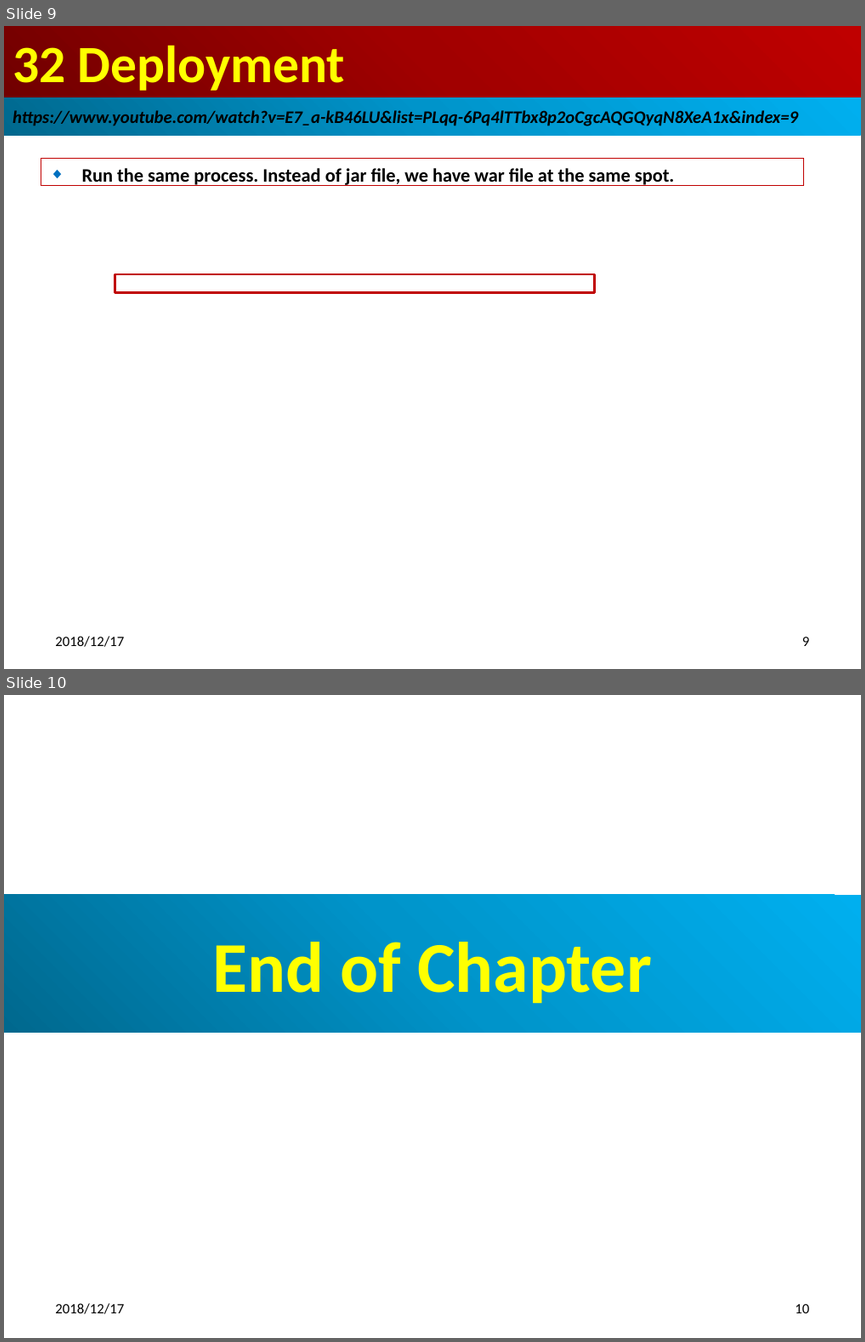
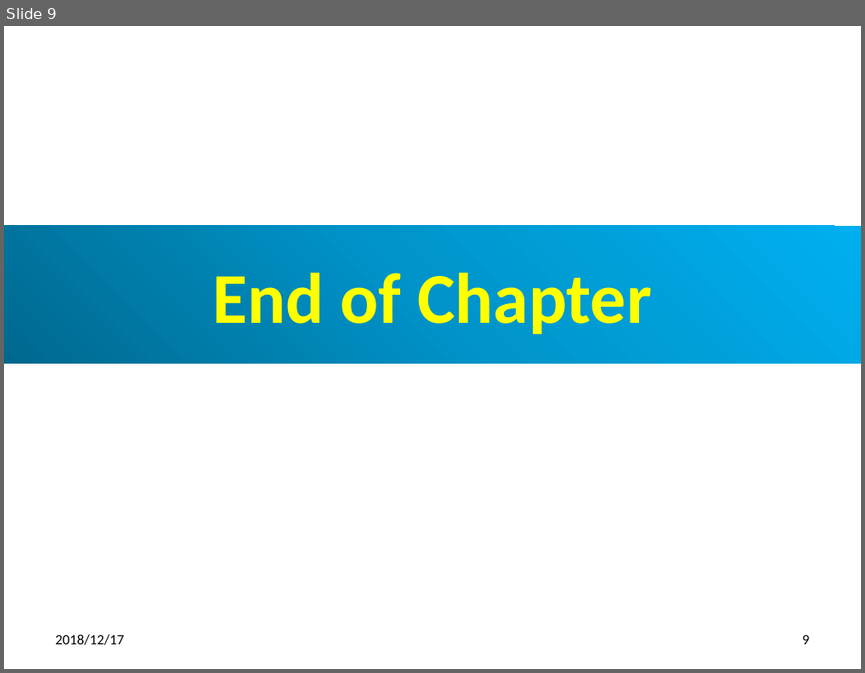
Before and after one commit to peterhchen/100-spring-boot, a slide deck: 15_Ch32_Deployment.pptx. Shown one above the other, each under a label of ours: slides 9 and 10 before the commit, slide 9 after it. The pictures are 865x1342 and 865x673 pixels, drawn with LibreOffice and Linux fonts; fonts in the diff are those of the drawing. Boxes give left, top, right and bottom in pixels: in the first picture for what was removed or moved away, otherwise in the second. Text is boxed around its words. In the diff, an @@ line names an element or a change of style, - is before the commit and + after.

```diff
--- a/15_Ch32_Deployment.pptx
+++ b/15_Ch32_Deployment.pptx
@@ slide 9 removed at bbox=[4, 26, 861, 669], background #FFFFFF @@
@@ title removed at bbox=[4, 26, 861, 98] @@
-32 Deployment
@@ rectangle removed at bbox=[4, 98, 861, 136] @@
-https://www.youtube.com/watch?v=E7_a-kB46LU&list=PLqq-6Pq4lTTbx8p2oCgcAQGQyqN8XeA1x&index=9
@@ subtitle removed at bbox=[41, 159, 803, 185] @@
-◆ Run the same process. Instead of jar file, we have war file at the same spot.
@@ rectangle removed at bbox=[115, 274, 595, 292] @@
@@ text removed at bbox=[55, 635, 124, 646] @@
-2018/12/17
@@ page number removed at bbox=[802, 636, 809, 646] @@
-9
@@ what was slide 10 is now slide 9 @@
@@ page number at bbox=[802, 635, 809, 644]: text changed @@
-10
+9
```
Also in this commit, not shown: 1 slide changed, 2 other files.
